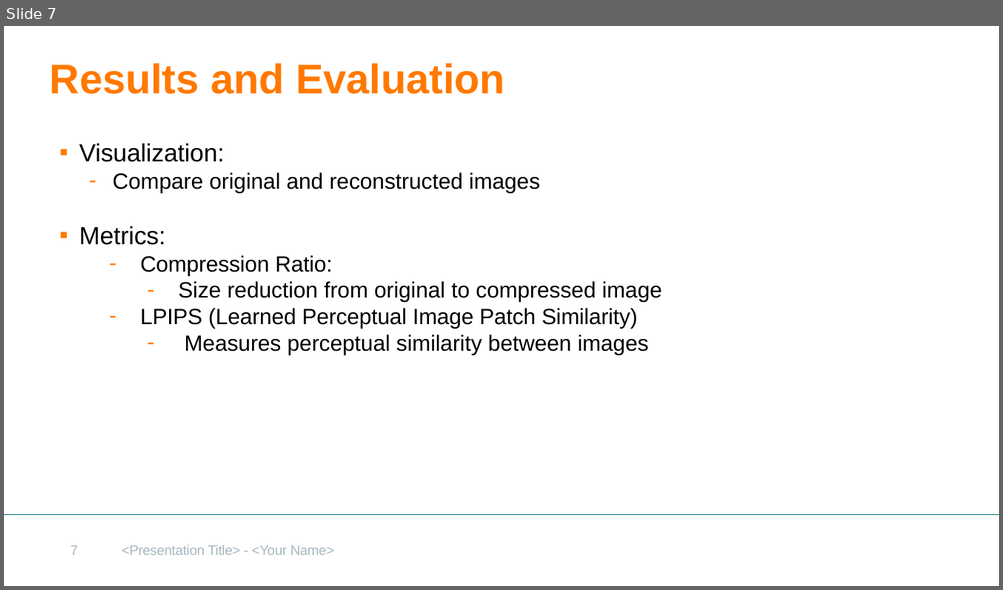
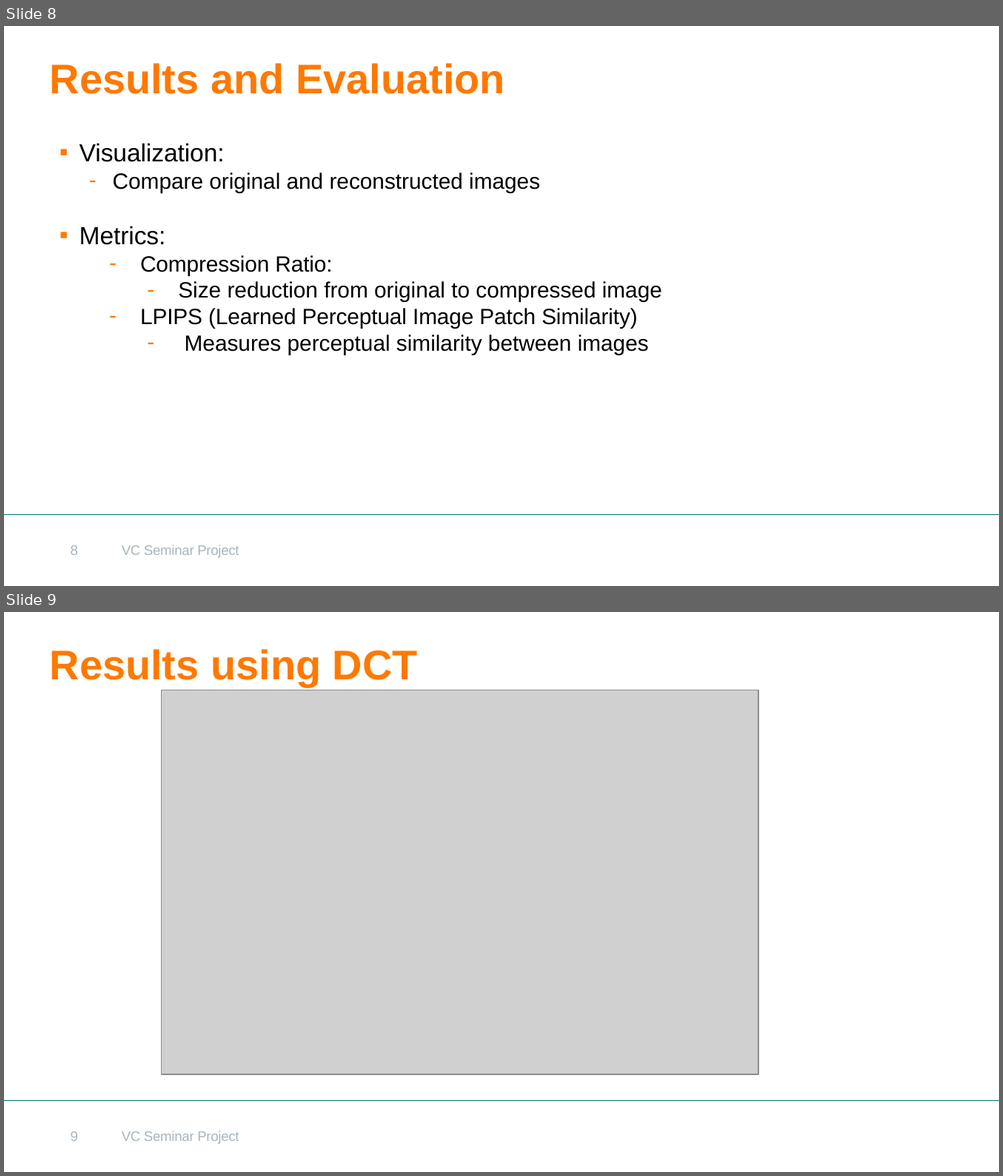
Before and after one commit to atifiqbal37/VC_Seminar_Project, a slide deck: VC_Seminar_Project_slides.pptx. Shown one above the other, each under a label of ours: slide 7 before the commit, slides 8 and 9 after it. The pictures are 1003x590 and 1003x1176 pixels, drawn with LibreOffice and Linux fonts; fonts in the diff are those of the drawing; grey boxes stand for pictures; background and template pictures are left out. Boxes give left, top, right and bottom in pixels: in the first picture for what was removed or moved away, otherwise in the second. Text is boxed around its words. In the diff, an @@ line names an element or a change of style, - is before the commit and + after.

```diff
--- a/VC_Seminar_Project_slides.pptx
+++ b/VC_Seminar_Project_slides.pptx
@@ slide 9 added at box(4, 612, 999, 1172), background #FFFFFF; not listed: 2 template elements that a slide beside it also shows @@
@@ title added at box(50, 649, 418, 687), 30 pt, text #FF7900, bold @@
+Results using DCT
@@ picture added at box(161, 690, 758, 1074) @@
@@ page number added at box(71, 1131, 78, 1141), 10 pt, text #A7B6BF @@
+9
@@ what was slide 7 is now slide 8 @@
@@ slide 8 changed as well @@
@@ page number at box(71, 545, 78, 555): text changed @@
-7
+8
@@ text at box(122, 545, 239, 558): text changed @@
-<Presentation Title> - <Your Name>
+VC Seminar Project
```
Also in this commit, not shown: 6 other slides changed, 2 other slides added, 1 other file.
